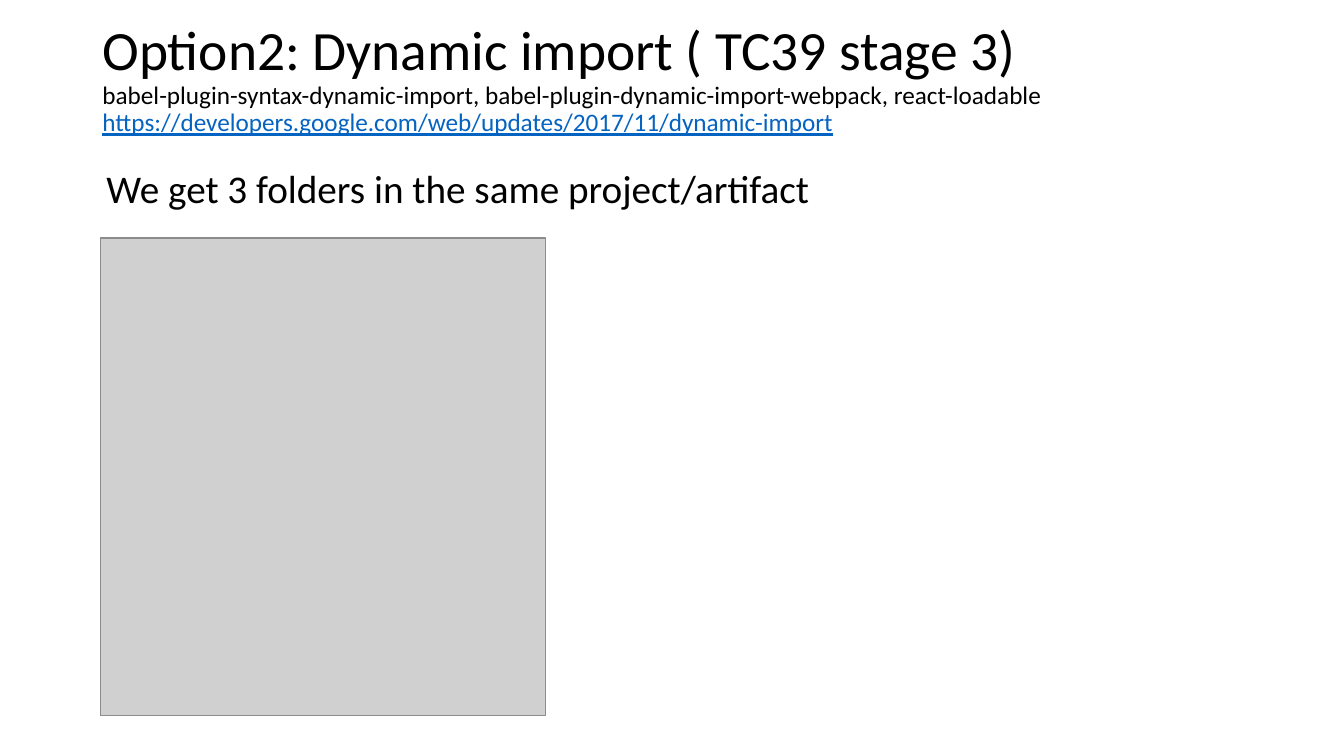
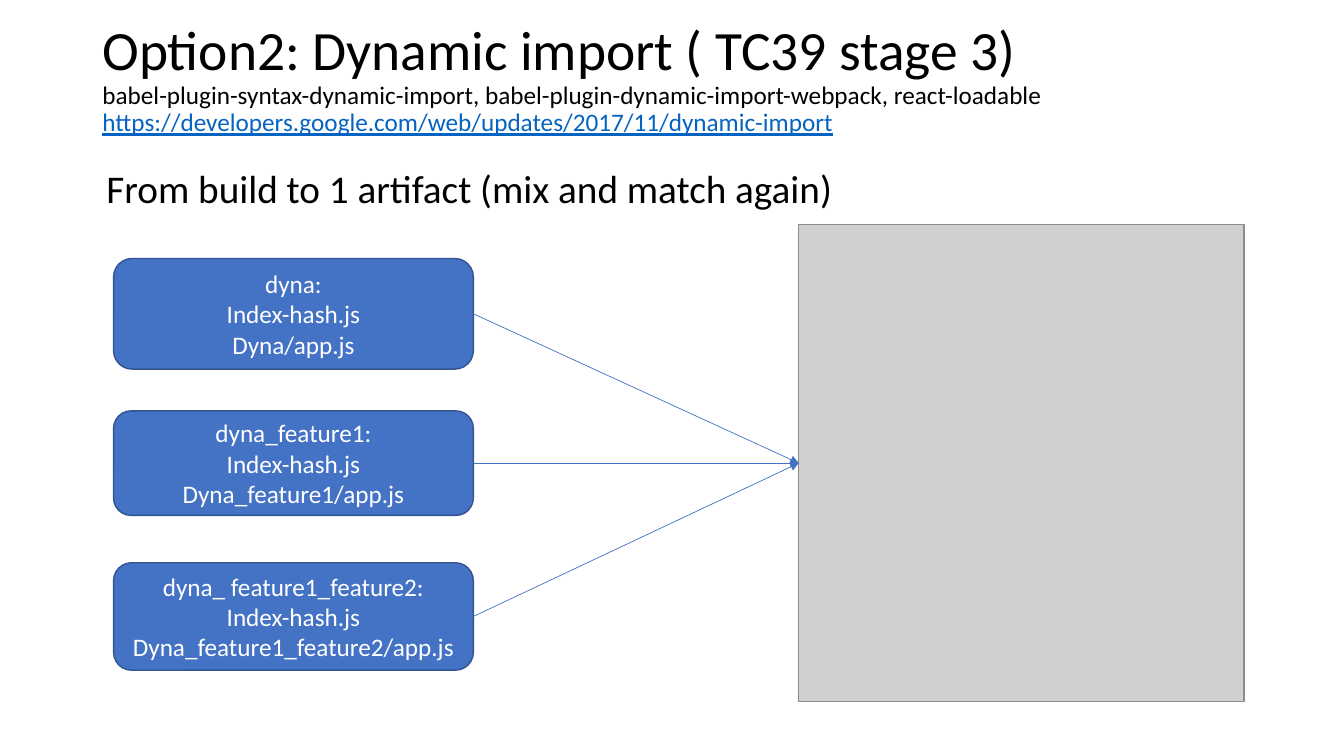
Before and after one commit to chaiyilin/featureToggling, a slide deck: slide 23 of featureToggles.pptx (slide 21 before the commit). Drawn at 1344x756 pixels with LibreOffice and Linux fonts; fonts in the diff are those of the drawing; grey boxes stand for pictures. Boxes give left, top, right and bottom in pixels: in the first picture for what was removed or moved away, otherwise in the second. Text is boxed around its words. In the diff, an @@ line names an element or a change of style, - is before the commit and + after.

```diff
--- a/featureToggles.pptx
+++ b/featureToggles.pptx
@@ text at box(106, 174, 832, 210): text changed @@
-We get 3 folders in the same project/artifact
+From build to 1 artifact (mix and match again)
@@ picture: place and size @@
-picture at box(101, 238, 546, 716)
+picture at box(799, 225, 1244, 703)
@@ rounded rectangle added at box(114, 258, 474, 369), fill #4472C4, outline #325491 1 pt, 18 pt, text #FFFFFF @@
+dyna:
+Index-hash.js
+Dyna/app.js
@@ arrow added from (474, 314) to (799, 463), #4472C4 0.5 pt @@
@@ rounded rectangle added at box(114, 411, 474, 516), fill #4472C4, outline #325491 1 pt, 18 pt, text #FFFFFF @@
+dyna_feature1:
+Index-hash.js
+Dyna_feature1/app.js
@@ arrow added from (474, 463) to (799, 463), #4472C4 0.5 pt @@
@@ arrow added from (474, 617) to (799, 463), #4472C4 0.5 pt @@
@@ rounded rectangle added at box(114, 563, 474, 670), fill #4472C4, outline #325491 1 pt, 18 pt, text #FFFFFF @@
+dyna_ feature1_feature2:
+Index-hash.js
+Dyna_feature1_feature2/app.js
```
Also in this commit, not shown: 9 other slides changed, 3 slides added, 1 slide removed.
